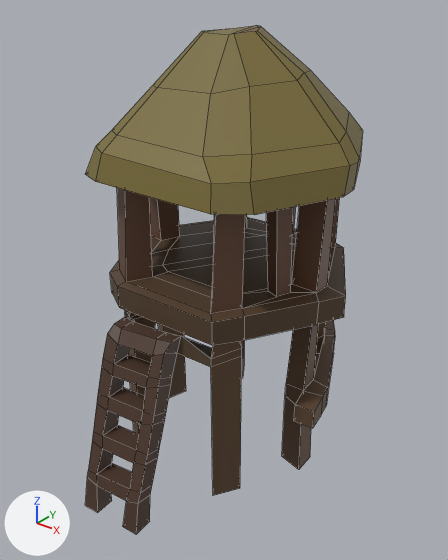
What one commit did to the FBX model SourceAssets/Houses/Buildings/Natives/NativeHouse2.fbx.
Camera for both pictures: a camera (50 mm lens) standing at (1.59, -2.04, 2.04) and looking at (0.05, -0.12, 0.85). Every picture has the same lights, and +X, +Y and +Z are marked at lower left. The older version comes first. Mesh edges are drawn as thin lines.

Names of what the first picture shows: 'NativeHouse2'.
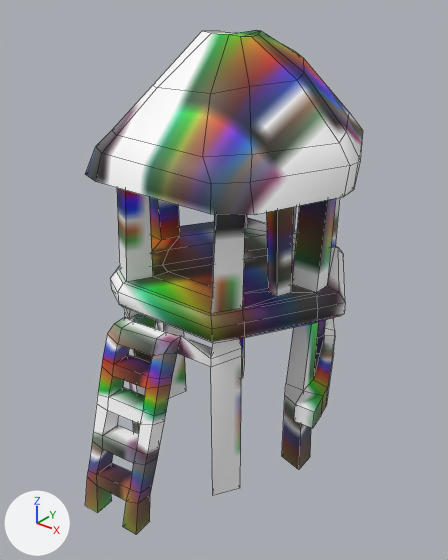
Commit message: Refactor native small house to new graphics

Boxes (x1, y1, x2, y2) around the edits, measured in the pictures (448 x 560 px; the box of a moved part takes in the faces that stretch with it):
```json
{"object": "NativeHouse2", "change": "reshaped", "before": [85, 26, 363, 534], "after": [85, 30, 363, 534]}
{"part": 1, "of": "me_circle", "change": "cut back", "before": [110, 217, 346, 345], "after": [110, 218, 345, 343]}
{"part": 2, "of": "me_circle", "change": "moved or reshaped", "before": [154, 26, 349, 131], "after": [154, 30, 349, 131]}
{"part": 3, "of": "me_circle", "change": "surface changed", "before": [85, 30, 363, 534], "after": [85, 30, 363, 534]}
```

Edits to the scene script, one JSON object a line:
```json
{"op": "add", "block": "mat_bark", "code": ["mat_bark = principled_material('bark')", "mat_bark.texture = img_colorpalette_png"]}
{"block": "me_circle", "where": "# used by ob_nativehouse2; location = (0.0, 0.0, 0.0)"}
{"block": "me_circle", "where": "# verts and faces of me_circle; kept vertices keep their numbers, new ones are numbered from 414"}
{"block": "me_circle", "where": "# before: 252 (0.14, 0.29, 1.7), 259 (0.2, 0.26, 1.7) at pixel (310, 70), 266 (-0.17, 0.23, 1.69), 273 (-0.11, 0.08, 1.86) at pixel (225, 29), 274 (0.12, -0.03, 1.86) at pixel (255, 31)"}
{"block": "me_circle", "where": "# before: 278 (0.08, -0.1, 1.86) at pixel (234, 33), 279 (-0.14, 0.03, 1.85) at pixel (210, 30), 301 (-0.1, 0.1, 1.86) at pixel (229, 28), 302 (-0.15, 0.0, 1.85) at pixel (205, 31), 310 (0.06, 0.09, 1.87) at pixel (260, 26)"}
{"block": "me_circle", "where": "# before: 311 (-0.06, -0.11, 1.86) at pixel (203, 32), 316 (0.03, 0.11, 1.87) at pixel (256, 25), 317 (0.12, -0.01, 1.86) at pixel (257, 30)"}
{"op": "remove", "block": "me_circle", "code": "me_circle.from_pydata(...)  # 414 vertices, 441 faces; spans x -0.59..0.58, y -0.86..0.6, z -0.03..1.87"}
{"op": "add", "block": "me_circle", "code": "me_circle.from_pydata(...)  # 442 vertices, 469 faces; spans x -0.59..0.58, y -0.86..0.6, z -0.03..1.86"}
{"block": "me_circle", "change": "me_circle part 1"}
{"block": "me_circle", "change": "14 faces are deleted"}
{"block": "me_circle", "change": "28 vertices move from x -0.58..0.58, y -0.51..0.51, z 0.79..0.89 to x -0.56..0.56, y -0.49..0.49, z 0.79..0.9"}
{"block": "me_circle", "change": "15 vertices are added at x -0.58..0.58, y -0.51..0.51, z 0.81..0.86"}
{"block": "me_circle", "change": "13 new vertices lie (0.0, 0.0, 0.05) away from vertices in x -0.58..0.58, y -0.51..0.51, z 0.81"}
{"block": "me_circle", "change": "42 new faces join them, mat_bark (picture img_colorpalette_png)"}
{"block": "me_circle", "change": "me_circle part 2"}
{"op": "add", "block": "me_circle", "code": "verts[252] = (0.13, 0.25, 1.77)  # moved, pixel (295, 51)"}
{"op": "add", "block": "me_circle", "code": "verts[259] = (0.18, 0.23, 1.75)  # moved, pixel (303, 58)"}
{"op": "add", "block": "me_circle", "code": "verts[266] = (-0.17, 0.23, 1.71)  # moved"}
{"op": "add", "block": "me_circle", "code": "verts[273] = (-0.12, 0.06, 1.85)  # moved, pixel (219, 31)"}
{"op": "add", "block": "me_circle", "code": "verts[274] = (0.12, -0.04, 1.85)  # moved, pixel (251, 36)"}
{"op": "add", "block": "me_circle", "code": "verts[278] = (0.1, -0.08, 1.85)  # moved, pixel (240, 36)"}
{"op": "add", "block": "me_circle", "code": "verts[279] = (-0.14, 0.03, 1.82)  # moved"}
{"op": "add", "block": "me_circle", "code": "verts[301] = (-0.06, 0.1, 1.84)  # moved, pixel (236, 32)"}
{"op": "add", "block": "me_circle", "code": "verts[302] = (-0.12, -0.04, 1.84)  # moved"}
{"op": "add", "block": "me_circle", "code": "verts[310] = (0.06, 0.09, 1.86)  # moved, pixel (260, 30)"}
{"op": "add", "block": "me_circle", "code": "verts[316] = (0.03, 0.11, 1.86)  # moved, pixel (256, 30)"}
{"op": "add", "block": "me_circle", "code": "verts[311] = (-0.02, -0.11, 1.85)  # moved, pixel (211, 33)"}
{"op": "add", "block": "me_circle", "code": "verts[317] = (0.1, 0.03, 1.85)  # moved, pixel (258, 34)"}
{"block": "me_circle", "change": "me_circle part 3: 426 kept faces spanning x -0.59..0.57, y -0.86..0.6, z -0.03..1.86 get new texture (UV) coordinates"}
{"op": "add", "block": "me_circle", "code": "me_circle.materials.append(mat_bark)  # picture img_colorpalette_png"}
```
